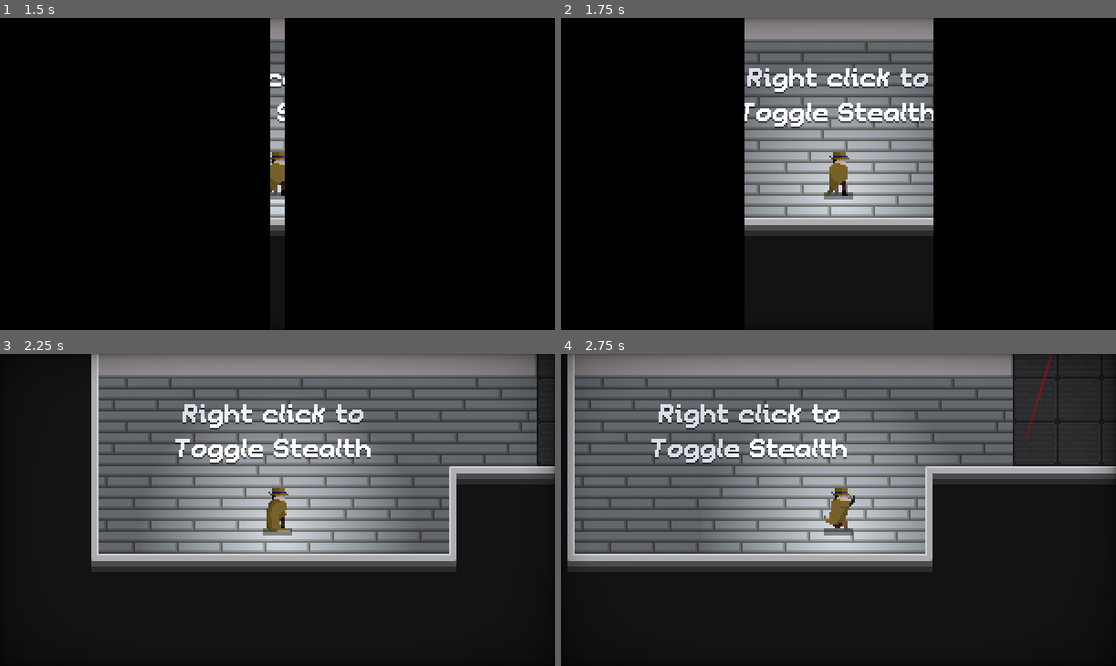
Above: before the commit, frames 1-4 (two rows, left to right).
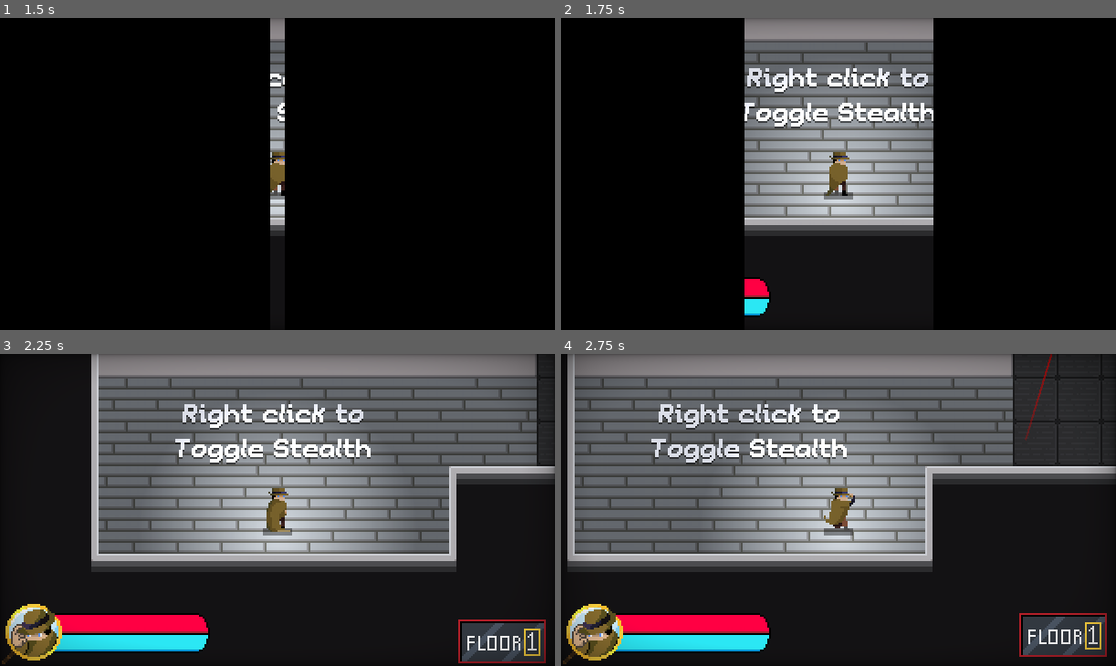
Above: after the commit, the same moments.

Repository: Cabidge/SGD1
Game: Godot game, scene res://assets/Main.tscn
Two runs of this game, one before a commit and one after it. Both use one fixed random seed, a clock stepped at 60 frames per second and the inputs below. The engine's default icon, where the game draws it, is replaced by a stand-in: a white triangle on a blue panel in a dark square.
Inputs (mouse positions are in pixels of both pictures, inside the frame that each line leads up to):
- Up to frame 1 (1.5 s): click "Start Game" at 0.5 s; click "Start Game" at 1.25 s
- Up to frame 2 (1.75 s): no input
- Up to frame 3 (2.25 s): move the mouse to (399, 494) at 2.02 s; press the mouse at (399, 494) at 2.03 s; hold D (move_right) from 2.03 s (still down)
- Up to frame 4 (2.75 s): keep holding D (move_right)

Frame 1 is identical in both runs. In frame 2, 0.4% of the frame differs, in the area x 33-38%, y 83-96%; in frame 3, 6.4%, in the area x 0-99%, y 80-100%; in frame 4, 6.4%.
Error before the commit: Invalid set index 'visible' (on base: 'null instance') with value of type 'bool'. (res://assets/Main.gd:118)

Commit message:
Tweaked start menu animation

Diff:
--- a/assets/Main.tscn
+++ b/assets/Main.tscn
@@ -288,7 +288,7 @@
 [sub_resource type="Animation" id=6]
 resource_name = "StartMenu"
 length = 4.0
-step = 0.01
+step = 0.05
 tracks/0/type = "value"
 tracks/0/path = NodePath(".:material:shader_param/show_curvature")
 tracks/0/interp = 1
@@ -406,10 +406,22 @@
 tracks/9/imported = false
 tracks/9/enabled = true
 tracks/9/keys = {
-"times": PoolRealArray( 0, 0.94, 2.67 ),
+"times": PoolRealArray( 0, 0.2, 2.67 ),
 "transitions": PoolRealArray( 1, 0.5, 1 ),
 "update": 0,
 "values": [ Color( 0, 0, 0, 1 ), Color( 0, 0, 0, 1 ), Color( 1, 1, 1, 1 ) ]
+}
+tracks/10/type = "value"
+tracks/10/path = NodePath("../Menu:scale")
+tracks/10/interp = 1
+tracks/10/loop_wrap = true
+tracks/10/imported = false
+tracks/10/enabled = true
+tracks/10/keys = {
+"times": PoolRealArray( 0, 0.9, 1.1, 1.85 ),
+"transitions": PoolRealArray( 1, 0.5, 0.5, 1 ),
+"update": 0,
+"values": [ Vector2( 0, 0.1 ), Vector2( 0, 0.02 ), Vector2( 1, 0.02 ), Vector2( 1, 1 ) ]
 }
 
 [node name="Main" type="Node"]
@@ -417,10 +429,17 @@
 
 [node name="CanvasLayer" type="CanvasLayer" parent="."]
 
+[node name="Polygon2D" type="Polygon2D" parent="CanvasLayer"]
+show_behind_parent = true
+z_index = -1
+color = Color( 0, 0, 0, 1 )
+polygon = PoolVector2Array( 0, 0, 0, 180, 312, 180, 312, 0 )
+
 [node name="Menu" type="Sprite" parent="CanvasLayer"]
-modulate = Color( 0, 0, 0, 1 )
+position = Vector2( 152, 85 )
 texture = ExtResource( 18 )
 centered = false
+offset = Vector2( -152, -84.5 )
 vframes = 3
 hframes = 4
 script = ExtResource( 19 )
@@ -434,10 +453,10 @@
 anchor_top = 0.5
 anchor_right = 0.5
 anchor_bottom = 0.5
-margin_left = -41.5
-margin_top = -10.0
-margin_right = 41.5
-margin_bottom = 10.0
+margin_left = -193.5
+margin_top = -95.5
+margin_right = -110.5
+margin_bottom = -75.5
 text = "Start Game"
 __meta__ = {
 "_edit_use_anchors_": false
@@ -573,7 +592,8 @@
 anims/Show = SubResource( 2 )
 
 [node name="Floor" type="Sprite" parent="CanvasLayer"]
-position = Vector2( 275, 200 )
+modulate = Color( 1, 1, 1, 0 )
+position = Vector2( 275, 154 )
 texture = ExtResource( 22 )
 vframes = 2
 hframes = 3
